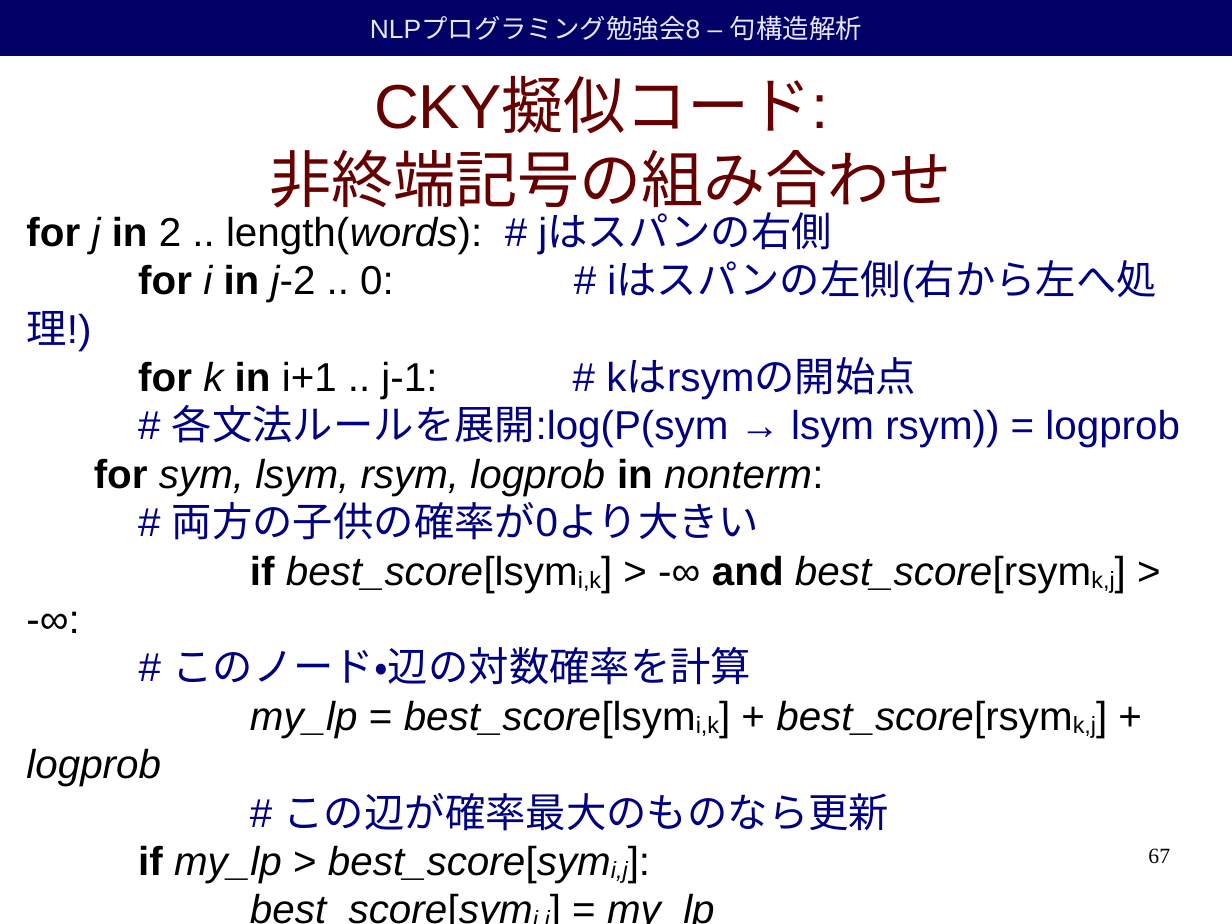
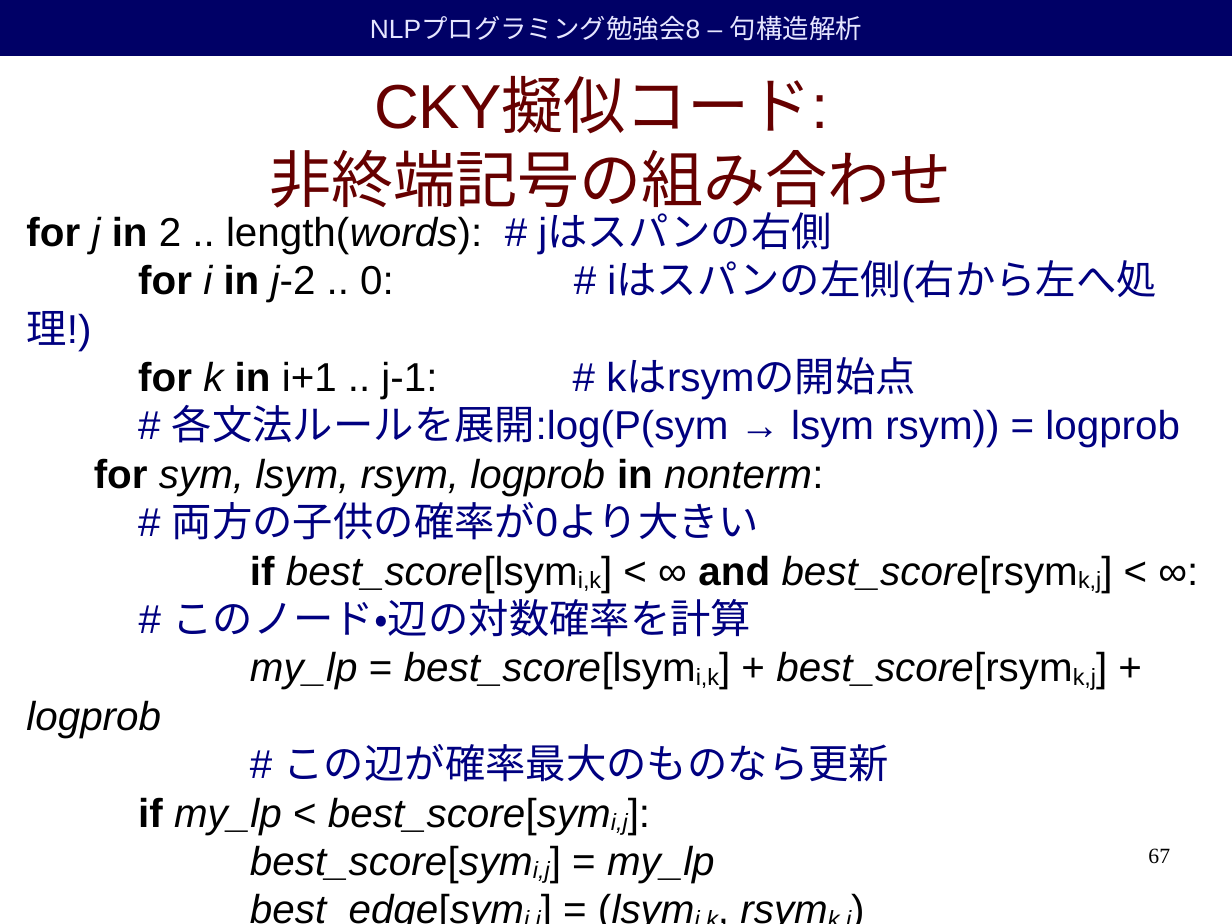
Before and after one commit to duffrind/nlppractice, a slide deck: slide 67 of download/08-parsing/nlp-programming-ja-08-parsing.odp. Drawn at 1232x924 pixels with LibreOffice and Linux fonts; fonts in the diff are those of the drawing; background and template pictures are left out. Boxes give left, top, right and bottom in pixels: in the first picture for what was removed or moved away, otherwise in the second. Text is boxed around its words. In the diff, an @@ line names an element or a change of style, - is before the commit and + after.

```diff
--- a/download/08-parsing/nlp-programming-ja-08-parsing.odp
+++ b/download/08-parsing/nlp-programming-ja-08-parsing.odp
@@ text at box(26, 214, 1180, 924): text changed @@
-for j in 2 .. length(words): # jはスパンの右側
-for i in j-2 .. 0: # iはスパンの左側(右から左へ処理!)
-for k in i+1 .. j-1: # kはrsymの開始点
-# 各文法ルールを展開:log(P(sym → lsym rsym)) = logprob
-for sym, lsym, rsym, logprob in nonterm:
-# 両方の子供の確率が0より大きい
-if best_score[lsymi,k] > -∞ and best_score[rsymk,j] > -∞:
-# このノード・辺の対数確率を計算
-my_lp = best_score[lsymi,k] + best_score[rsymk,j] + logprob
-# この辺が確率最大のものなら更新
-if my_lp > best_score[symi,j]:
-best_score[symi,j] = my_lp
-best_edge[symi,j] = (lsymi,k, rsymk,j)
+for j in 2 .. length(words): # jはスパンの右側
+for i in j-2 .. 0: # iはスパンの左側(右から左へ処理!)
+for k in i+1 .. j-1: # kはrsymの開始点
+# 各文法ルールを展開:log(P(sym → lsym rsym)) = logprob
+for sym, lsym, rsym, logprob in nonterm:
+# 両方の子供の確率が0より大きい
+if best_score[lsymi,k] < ∞ and best_score[rsymk,j] < ∞:
+# このノード・辺の対数確率を計算
+my_lp = best_score[lsymi,k] + best_score[rsymk,j] + logprob
+# この辺が確率最大のものなら更新
+if my_lp < best_score[symi,j]:
+best_score[symi,j] = my_lp
+best_edge[symi,j] = (lsymi,k, rsymk,j)
```
Also in this commit, not shown: 5 other slides changed, 16 other files.
